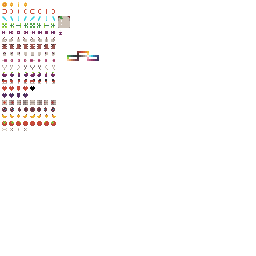
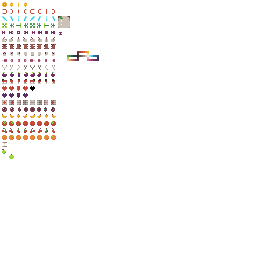
Revision of a layered 256 × 256 image; what changed, layer by layer:
renamed "Layer 55" to "Layer 70", painted on it over [2, 128, 56, 159]
